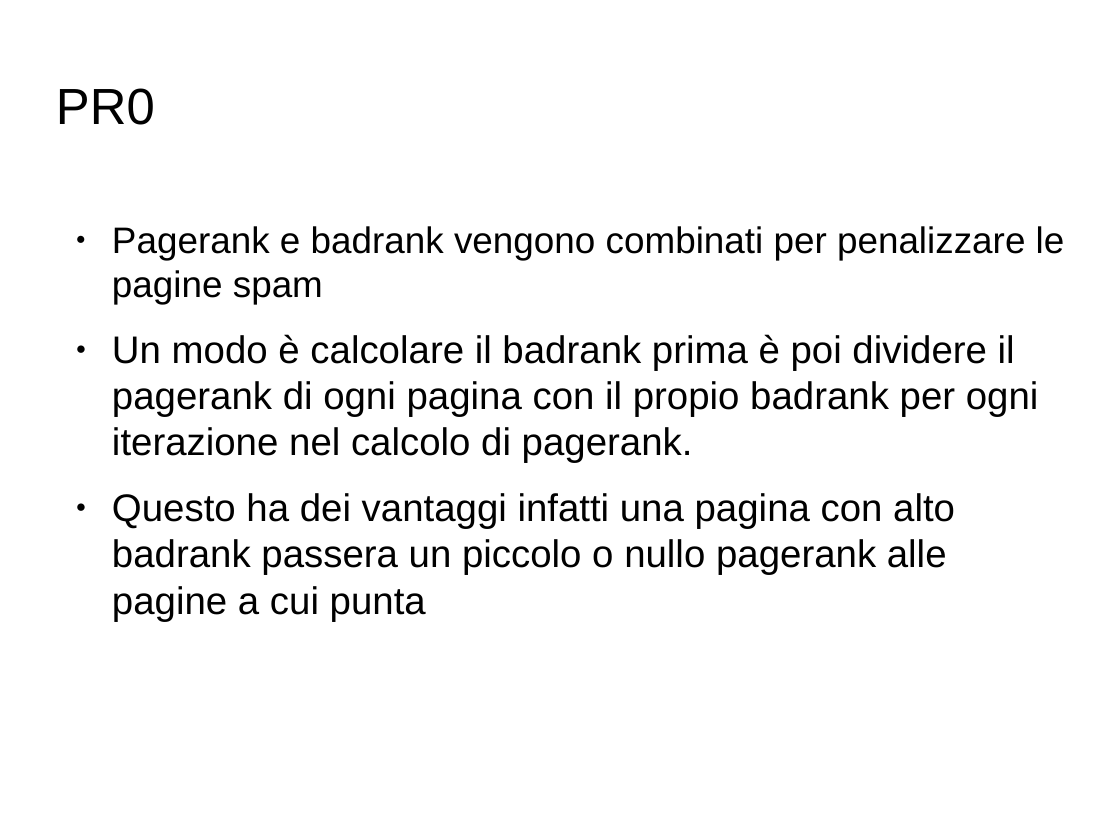
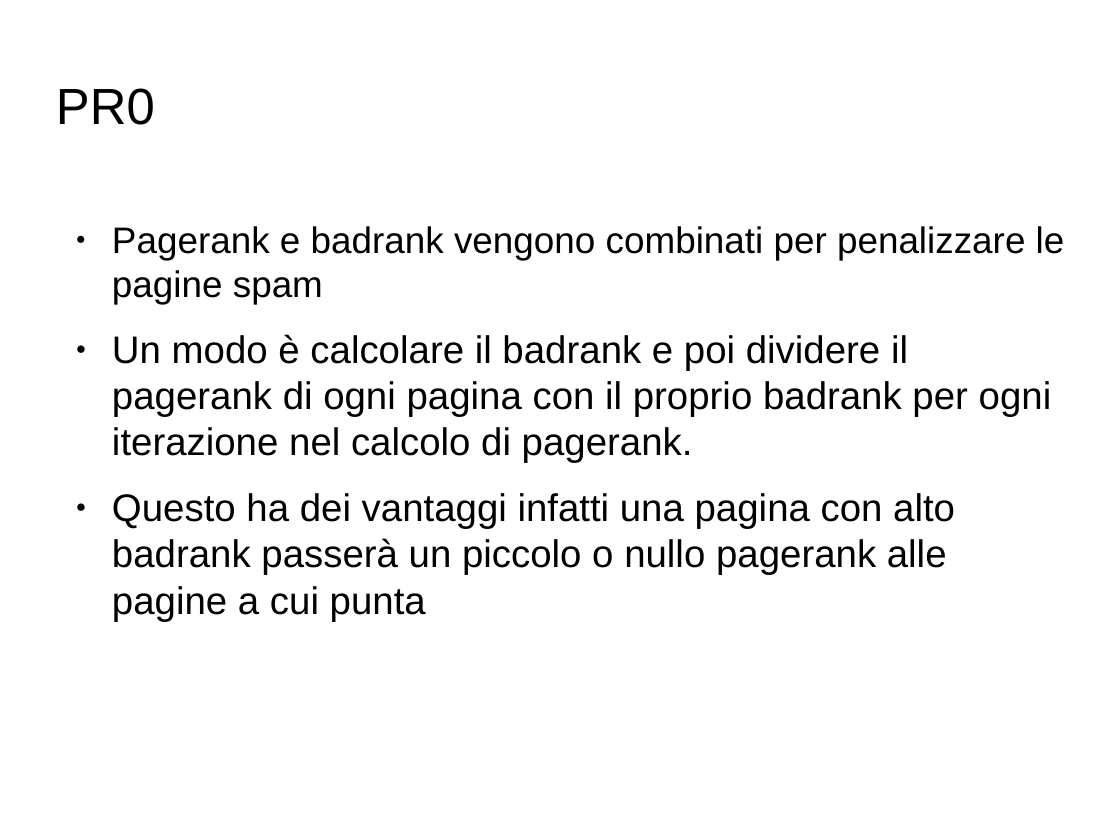
Before and after one commit to Toolanto/presentation, a slide deck: slide 111 of presentazione.odp. Drawn at 1120x840 pixels with LibreOffice and Linux fonts; fonts in the diff are those of the drawing; background and template pictures are left out. Boxes give left, top, right and bottom in pixels: in the first picture for what was removed or moved away, otherwise in the second. Text is boxed around its words. In the diff, an @@ line names an element or a change of style, - is before the commit and + after.

```diff
--- a/presentazione.odp
+++ b/presentazione.odp
@@ text at [112, 334, 1052, 621]: text changed @@
-● Un modo è calcolare il badrank prima è poi dividere il pagerank di ogni pagina con il propio badrank per ogni iterazione nel calcolo di pagerank.
-● Questo ha dei vantaggi infatti una pagina con alto badrank passera un piccolo o nullo pagerank alle pagine a cui punta
+● Un modo è calcolare il badrank e poi dividere il pagerank di ogni pagina con il proprio badrank per ogni iterazione nel calcolo di pagerank.
+● Questo ha dei vantaggi infatti una pagina con alto badrank passerà un piccolo o nullo pagerank alle pagine a cui punta
```
Also in this commit, not shown: 51 other slides changed, 12 slides added, 4 slides removed, 1 other file.
